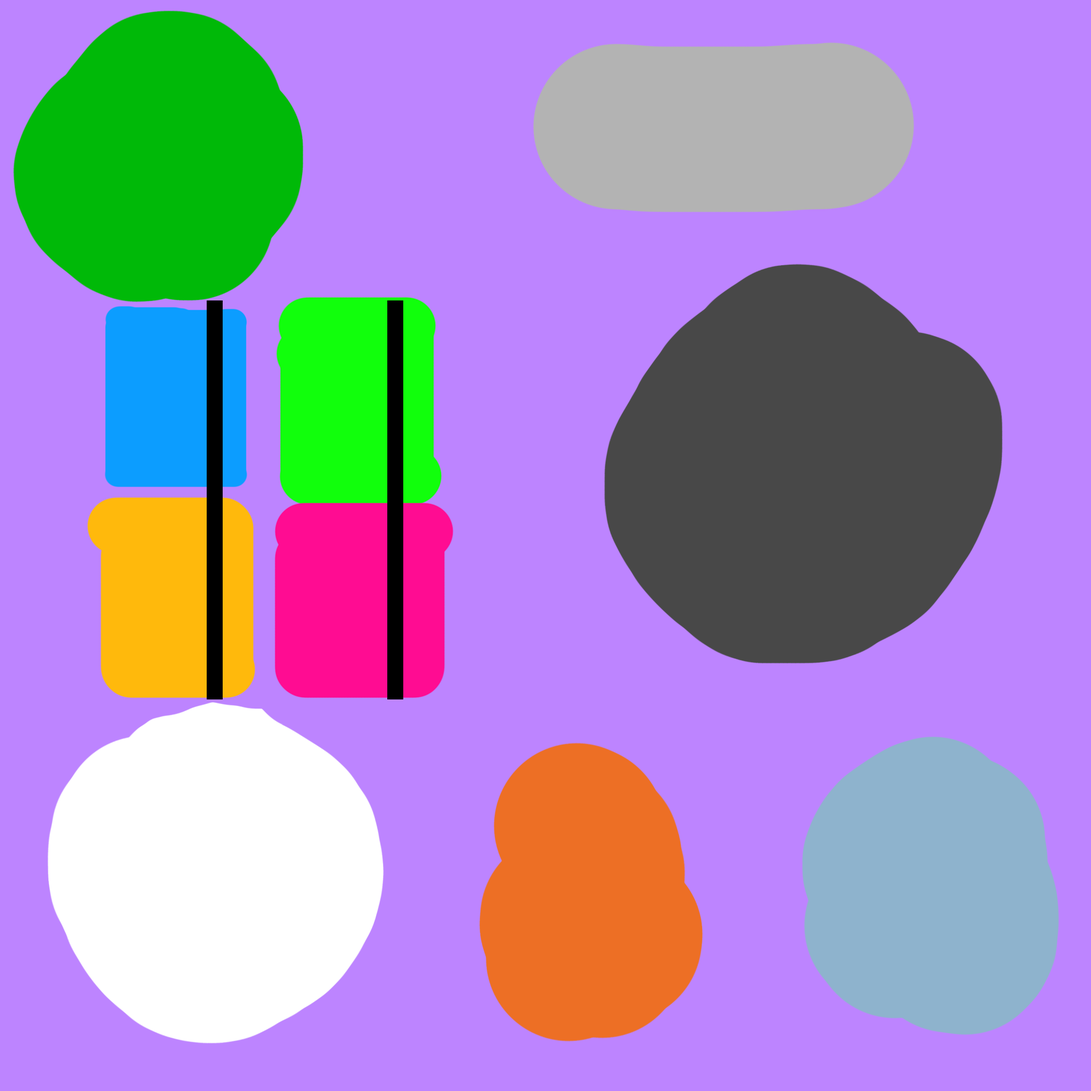
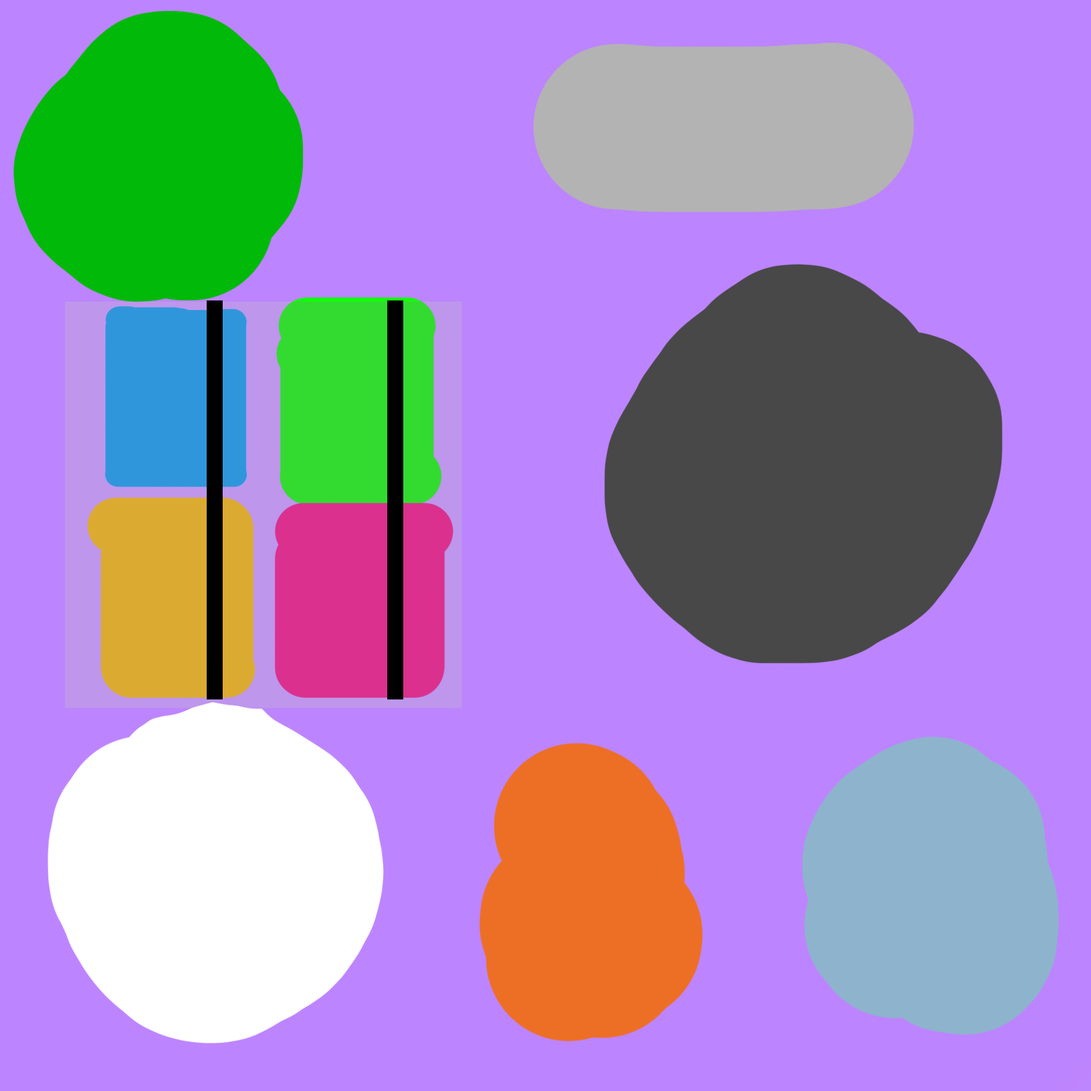
Layers edited between the first and the second w=1091, h=1091 image:
pixels changed over [65, 301, 463, 709] (layer not identified)
